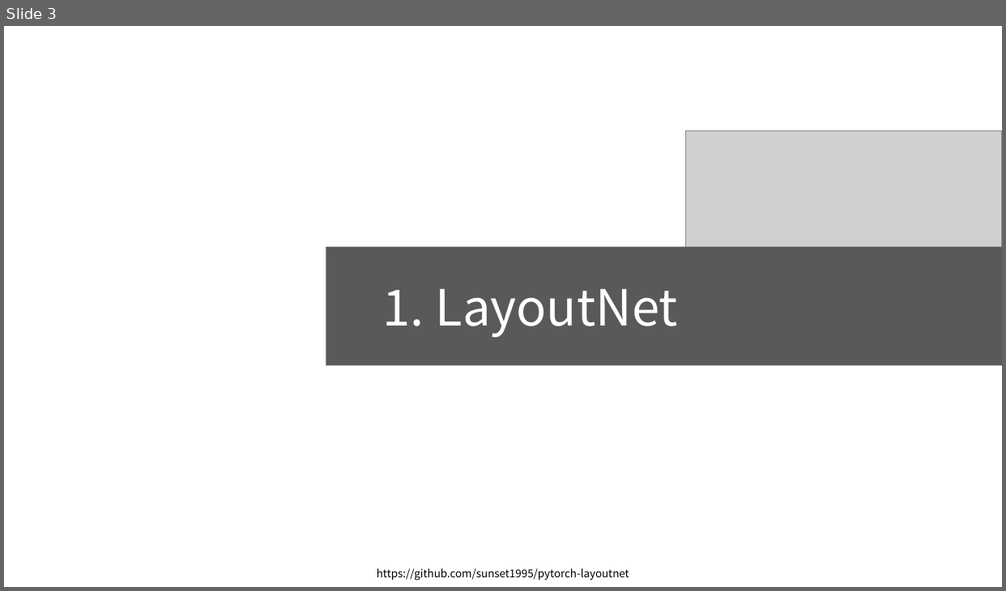
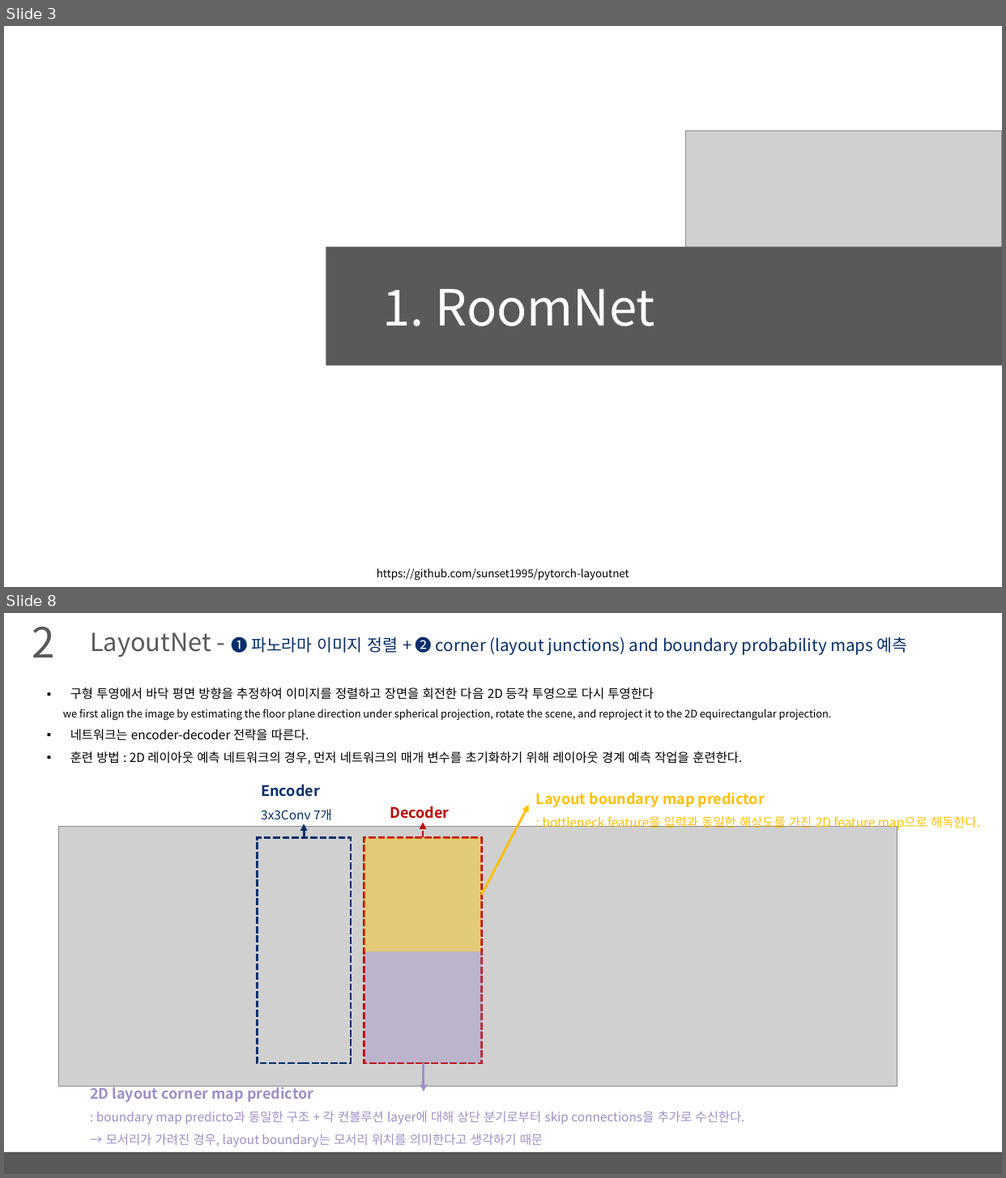
Before and after one commit to arittung/3D_Room_Layout_estimation, a slide deck: LayoutNet-HorizonNet-HoHoNet 정리.pptx. Shown one above the other, each under a label of ours: slide 3 before the commit, slides 3 and 8 after it; the slides between them are not shown. The pictures are 1006x591 and 1006x1178 pixels, drawn with LibreOffice and Linux fonts; fonts in the diff are those of the drawing; grey boxes stand for pictures. Boxes give left, top, right and bottom in pixels: in the first picture for what was removed or moved away, otherwise in the second. Text is boxed around its words. In the diff, an @@ line names an element or a change of style, - is before the commit and + after.

Commit message:
add layoutnet 정리

```diff
--- a/LayoutNet-HorizonNet-HoHoNet 정리.pptx
+++ b/LayoutNet-HorizonNet-HoHoNet 정리.pptx
@@ slide 8 added at bbox=[4, 613, 1002, 1174], background #FFFFFF @@
@@ text added at bbox=[32, 626, 55, 658], 40 pt, text #595959 @@
+2
@@ text added at bbox=[90, 632, 908, 657], 16 pt, text #052E6B @@
+LayoutNet - ❶ 파노라마 이미지 정렬 + ❷ corner (layout junctions) and boundary probability maps 예측
@@ text added at bbox=[63, 688, 832, 764], 10 pt, text #000000 @@
+▪ 구형 투영에서 바닥 평면 방향을 추정하여 이미지를 정렬하고 장면을 회전한 다음 2D 등각 투영으로 다시 투영한다
+we first align the image by estimating the floor plane direction under spherical projection, rotate the scene, and reproject it to the 2D equirectangular projection.
+▪ 네트워크는 encoder-decoder 전략을 따른다.
+▪ 훈련 방법 : 2D 레이아웃 예측 네트워크의 경우, 먼저 네트워크의 매개 변수를 초기화하기 위해 레이아웃 경계 예측 작업을 훈련한다.
@@ text added at bbox=[261, 784, 332, 821], 12 pt, text #052E6B @@
+Encoder
+3x3Conv 7개
@@ text added at bbox=[390, 806, 449, 819], 14 pt, text #C00000, bold @@
+Decoder
@@ arrow added from (482, 895) to (529, 805), #FFC000 2.25 pt @@
@@ text added at bbox=[536, 792, 980, 831], 12 pt, text #FFC000 @@
+Layout boundary map predictor
+: bottleneck feature을 입력과 동일한 해상도를 가진 2D feature map으로 해독한다.
@@ picture added at bbox=[59, 827, 898, 1087] @@
@@ arrow added from (305, 837) to (305, 824), #052E6B 2.25 pt dashed @@
@@ arrow added from (424, 837) to (424, 823), #C00000 2.25 pt dashed @@
@@ rectangle added at bbox=[257, 837, 351, 1063], outline #052E6B 2.25 pt dashed @@
@@ rectangle added at bbox=[364, 837, 482, 1063], outline #C00000 2.25 pt dashed @@
@@ rectangle added at bbox=[364, 837, 482, 952], fill #FFC000 at 41% opacity @@
@@ rectangle added at bbox=[364, 952, 483, 1063], fill #9E8EC7 at 41% opacity @@
@@ arrow added from (424, 1063) to (424, 1093), #9E8EC7 2.25 pt @@
@@ text added at bbox=[90, 1084, 744, 1148], 12 pt, text #9E8EC7 @@
+2D layout corner map predictor
+: boundary map predicto과 동일한 구조 + 각 컨볼루션 layer에 대해 상단 분기로부터 skip connections을 추가로 수신한다.
+→ 모서리가 가려진 경우, layout boundary는 모서리 위치를 의미한다고 생각하기 때문
@@ rectangle added at bbox=[4, 1152, 1002, 1174], fill #595959 @@
@@ slide 3 changed as well @@
@@ text at bbox=[383, 289, 655, 327]: text changed @@
-1. LayoutNet
+1. RoomNet
```
Also in this commit, not shown: 15 other slides changed, 11 other slides added, 2 other files.
